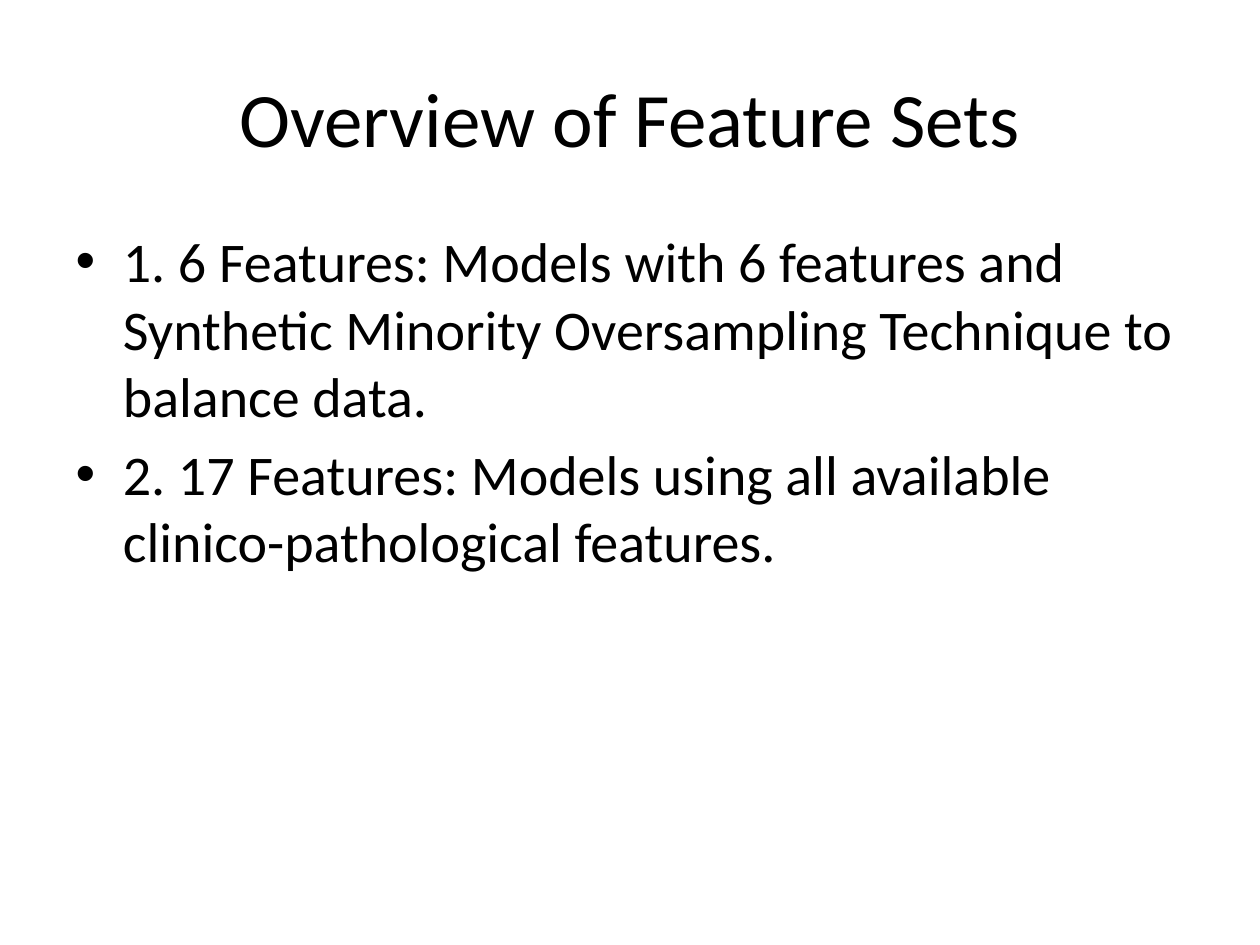
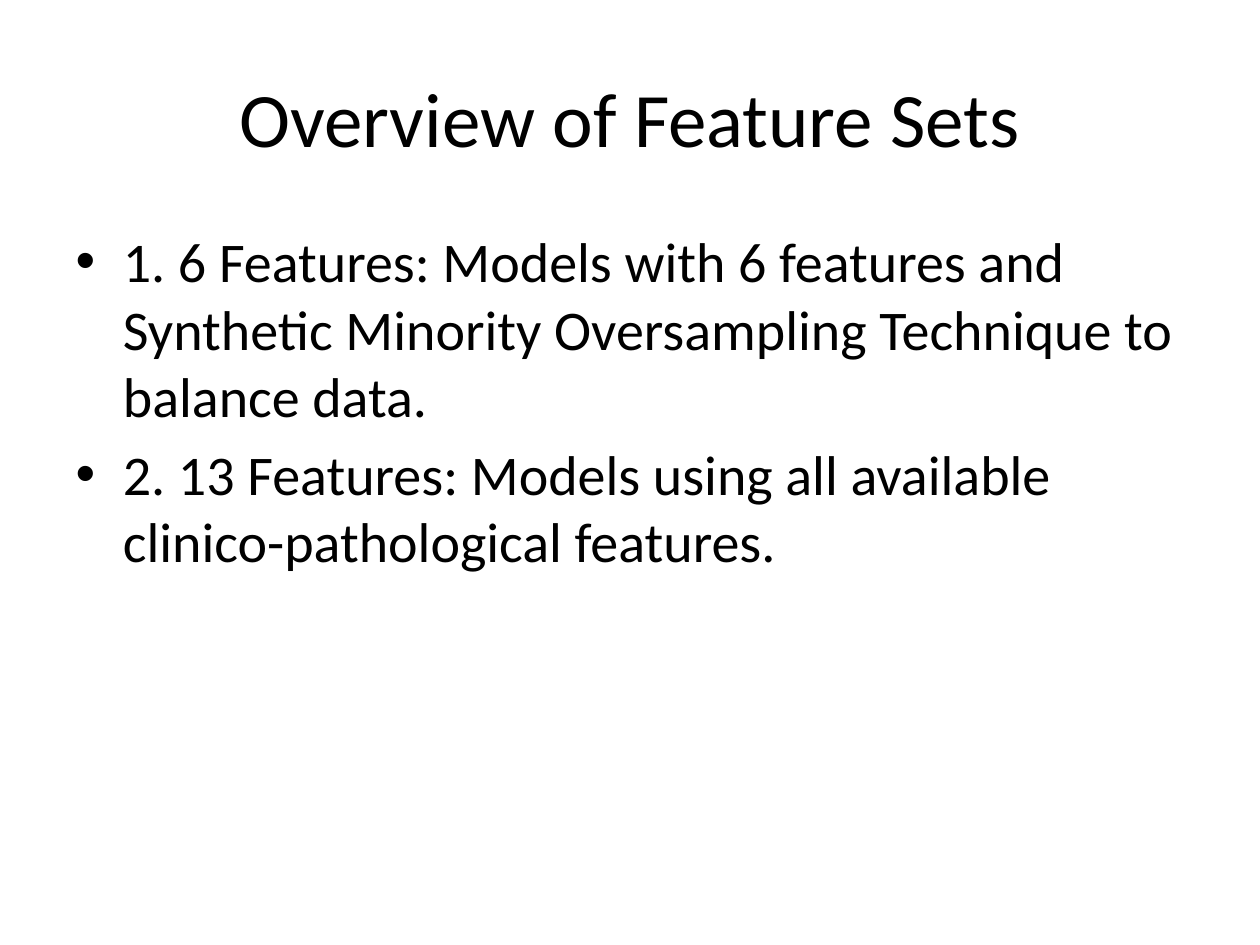
Before and after one commit to josh-dcosta/pjas-thyroid, a slide deck: slide 2 of presentation/Feature_Set_Comparison_Presentation.pptx. Drawn at 1260x945 pixels with LibreOffice and Linux fonts; fonts in the diff are those of the drawing. Boxes give left, top, right and bottom in pixels: in the first picture for what was removed or moved away, otherwise in the second. Text is boxed around its words. In the diff, an @@ line names an element or a change of style, - is before the commit and + after.

```diff
--- a/presentation/Feature_Set_Comparison_Presentation.pptx
+++ b/presentation/Feature_Set_Comparison_Presentation.pptx
@@ text at bbox=[123, 456, 1051, 572]: text changed @@
-• 2. 17 Features: Models using all available clinico-pathological features.
+• 2. 13 Features: Models using all available clinico-pathological features.
```
Also in this commit, not shown: 1 other slide changed, 14 other files.
